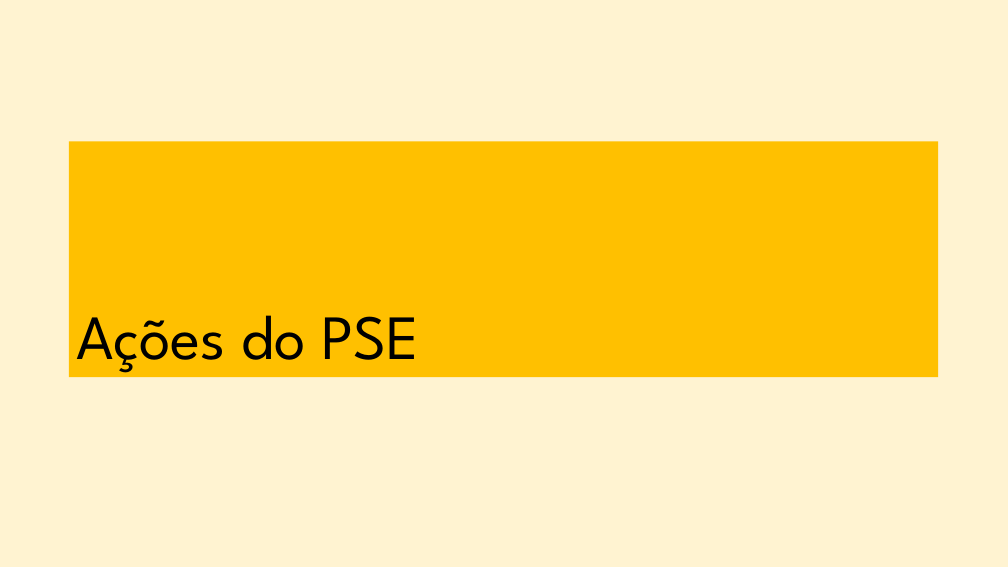
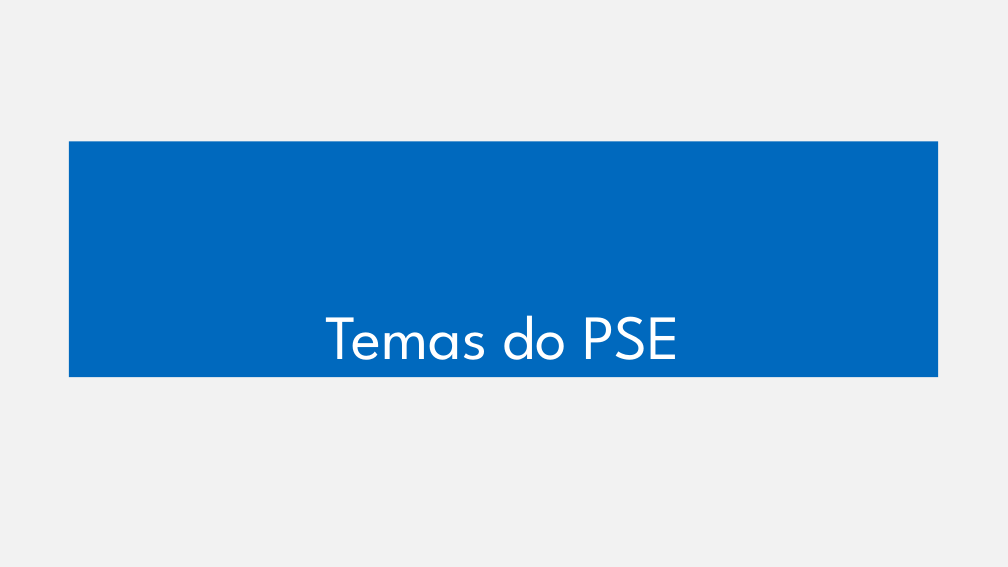
Before and after one commit to marfontenele2/MeusCursos, a slide deck: slide 8 of PSE.pptx (slide 3 before the commit). Drawn at 1008x567 pixels with LibreOffice and Linux fonts; fonts in the diff are those of the drawing; background and template pictures are left out. Boxes give left, top, right and bottom in pixels: in the first picture for what was removed or moved away, otherwise in the second. Text is boxed around its words. In the diff, an @@ line names an element or a change of style, - is before the commit and + after.

```diff
--- a/PSE.pptx
+++ b/PSE.pptx
@@ background #FFC000 at 18% opacity to #F2F2F2 @@
@@ title "Temas do PSE" at box(69, 141, 938, 377): fill #FFC000 to #0069BE @@
@@ title at box(326, 315, 681, 378): text changed; text colour #000000 to #FFFFFF @@
-Ações do PSE
+Temas do PSE
```
Also in this commit, not shown: 20 other slides changed, 2 slides added, 1 slide removed, 1 other file.
